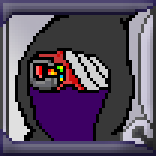
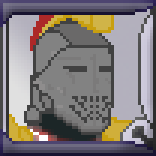
Revision of a layered (156, 156) image; what changed, layer by layer:
added layer "Layer 75" above "Layer 73" over [9, 12, 138, 141]
hid "Layer 73" over [15, 12, 138, 141]
